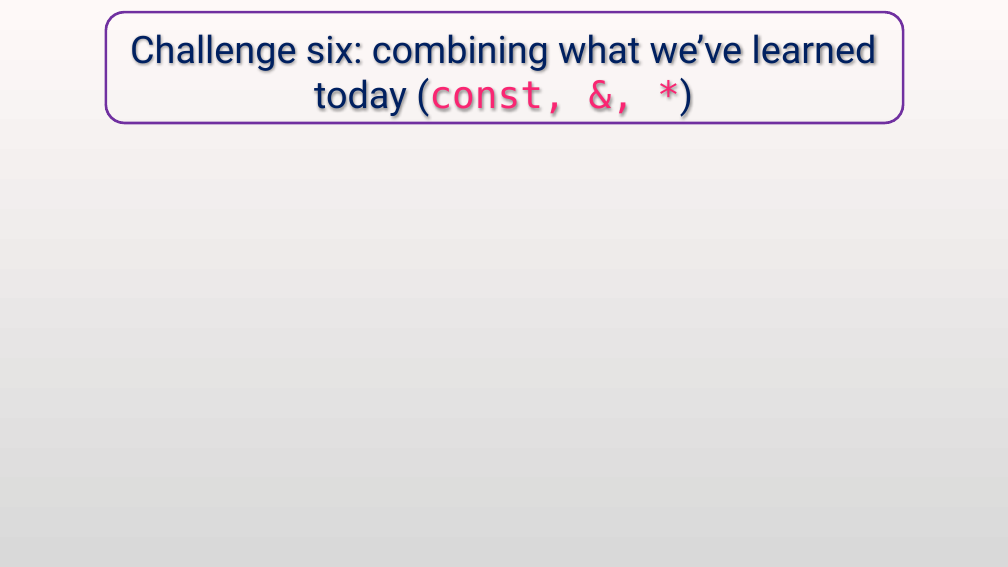
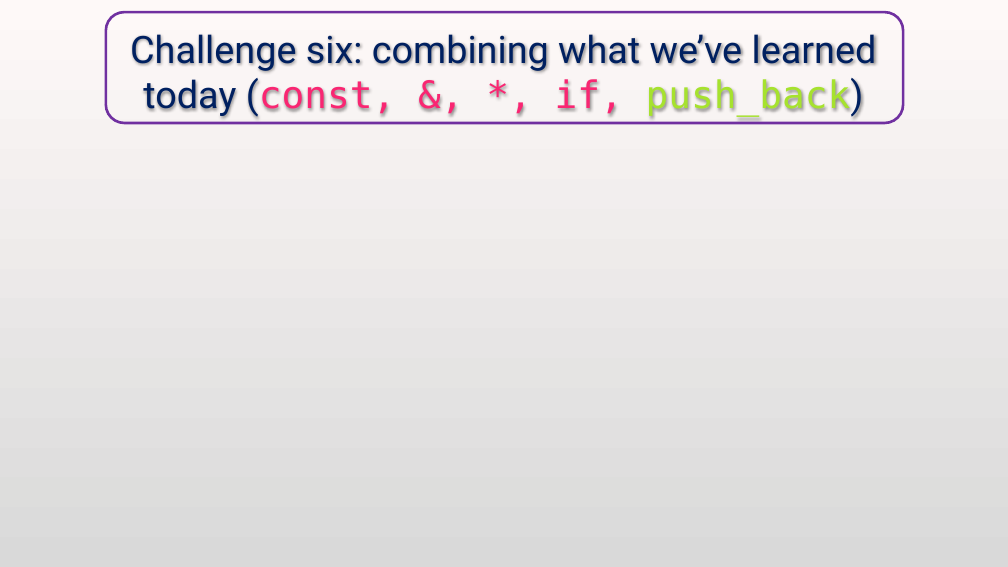
Before and after one commit to Alex-Hill94/Alex-Hill94.github.io, a slide deck: slide 61 of Workshop/Intro_to_C++/WS3.pptx. Drawn at 1008x567 pixels with LibreOffice and Linux fonts; fonts in the diff are those of the drawing; grey boxes stand for pictures; background and template pictures are left out. Boxes give left, top, right and bottom in pixels: in the first picture for what was removed or moved away, otherwise in the second. Text is boxed around its words. In the diff, an @@ line names an element or a change of style, - is before the commit and + after.

```diff
--- a/Workshop/Intro_to_C++/WS3.pptx
+++ b/Workshop/Intro_to_C++/WS3.pptx
@@ title at box(130, 34, 877, 118): text changed @@
-Challenge six: combining what we’ve learned today (const, &, *)
+Challenge six: combining what we’ve learned today (const, &, *, if, push_back)
```
Also in this commit, not shown: 5 other slides changed, 2 other files.
